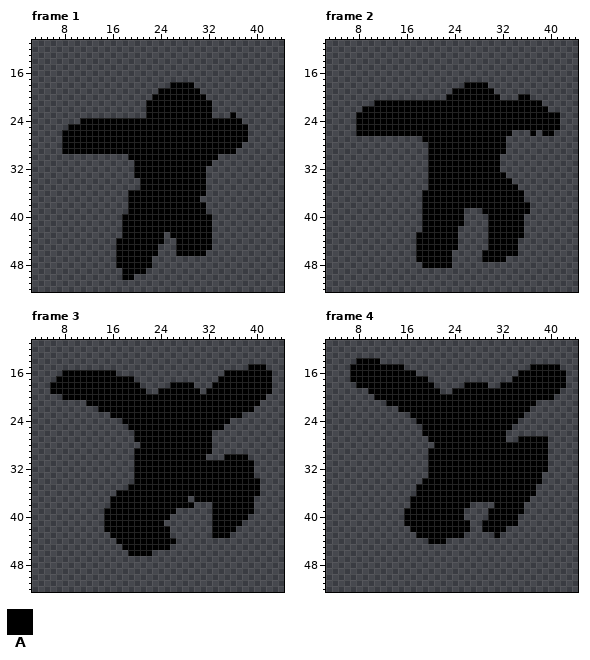
Pixel-art file, stored at Assets/Sprites/CharacterSprites/char2_fall.aseprite. The first picture shows the starting point.
48x64 pixels, 4 frames. Shown: frame 1: x 3..44, y 11..52; frame 2: x 3..44, y 11..52; frame 3: x 3..44, y 11..52; frame 4: x 3..44, y 11..52.
Palette (. is transparent): A #000000
The result:
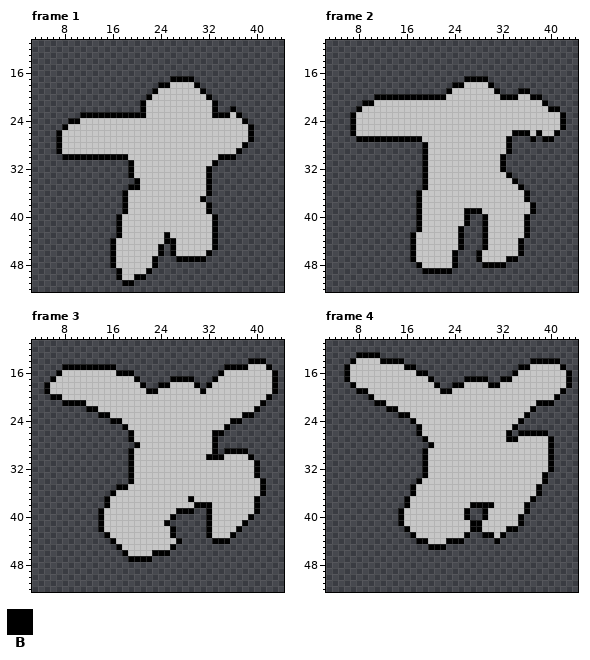
Colours new in this view: B #000000
From old to new:
colour A: #000000 -> #c7c7c7
Changed rows in their new state; - is a pixel that keeps its letter.
Frame 1, layer "outline2":
first column x 7:
17 -------------------BBBB----------
18 -----------------BB----B---------
19 ----------------B-------B--------
20 ---------------B---------B-------
21 --------------B-----------B------
22 --------------B-----------B--B---
23 ----BBBBBBBBBBB-----------BBB-B--
24 --BB---------------------------B-
25 -B------------------------------B
26 B-------------------------------B
27 B-------------------------------B
28 B------------------------------B-
29 B-----------------------------B--
30 -BBBBBBBBBBB---------------BBB---
31 ------------B-------------B------
32 ------------B------------B-------
33 ------------B------------B-------
34 -------------B-----------B-------
35 ------------BB-----------B-------
36 -----------B-------------B-------
37 -----------B------------B--------
38 -----------B-------------B-------
39 -----------B-------------B-------
40 ----------B---------------B------
41 ----------B---------------B------
42 ----------B---------------B------
43 ----------B-------B-------B------
44 ---------B--------BB------B------
45 ---------B-------B-B------B------
46 ---------B-------B-B-----B-------
47 ---------B------B---BBBBB--------
48 ---------B------B----------------
49 ----------B----B-----------------
50 ----------B--BB------------------
51 -----------BB--------------------
Frame 2, layer "outline2":
first column x 7:
17 -------------------BBBB-------------
18 -----------------BB----B------------
19 ----------------B-------B---BB------
20 ----BBBBBBBBBBBB---------BBB--BB----
21 --BB----------------------------B---
22 -B-------------------------------BB-
23 B----------------------------------B
24 B----------------------------------B
25 B----------------------------------B
26 B--------------------------BBB-B--B-
27 -BBBBBBBBBBB--------------B---B-BB--
28 ------------B-------------B---------
29 ------------B-------------B---------
30 ------------B------------B----------
31 ------------B------------B----------
32 ------------B------------B----------
33 ------------B-------------B---------
34 ------------B--------------B--------
35 ------------B---------------B-------
36 -----------B-----------------B------
37 -----------B-----------------B------
38 -----------B------------------B-----
39 -----------B-------BBB--------B-----
40 -----------B-------B--B------B------
41 -----------B-------B--B------B------
42 -----------B------B---B------B------
43 ----------B-------B---B------B------
44 ----------B-------B---B-----B-------
45 ----------B-------B---B-----B-------
46 ----------B------B---B------B-------
47 ----------B------B---B----BB--------
48 -----------B-----B----BBBB----------
49 ------------BBBBB-------------------
Frame 3, layer "outline2":
first column x 5:
14 ----------------------------------BBB--
15 ---BBBBBBBBB------------------BBBB---B-
16 --B---------BBB--------------B--------B
17 -B-------------B-----BBBB---B---------B
18 B---------------B--BB----B-B----------B
19 B----------------BB-------B-----------B
20 -BB----------------------------------B-
21 ---BBBB-----------------------------B--
22 -------BB--------------------------B---
23 ---------BB----------------------BB----
24 -----------BB------------------BB------
25 -------------B----------------B--------
26 --------------B-------------BB---------
27 --------------B-------------B----------
28 ---------------B------------B----------
29 --------------B-------------B-BBBB-----
30 --------------B------------BBB----B----
31 --------------B--------------------B---
32 --------------B--------------------B---
33 --------------B--------------------B---
34 --------------B---------------------B--
35 ------------BB----------------------B--
36 -----------B------------------------B--
37 ----------B-------------B----------B---
38 ----------B--------------BBB-------B---
39 ---------B------------BBB--B-------B---
40 ---------B-----------B-----B------B----
41 ---------B----------B------B-----B-----
42 ---------B-----------B-----B----B------
43 ----------B----------B-----B---B-------
44 -----------B----------B-----BBB--------
45 ------------B--------B-----------------
46 -------------B----BBB------------------
47 --------------BBBB---------------------
Frame 4, layer "outline2":
first column x 6:
13 --BBBB--------------------------------
14 -B----BBBB---------------------BBBBB--
15 B---------BB-----------------BB-----B-
16 B-----------BB--------------B--------B
17 B-------------B-----BBBB--BB---------B
18 -B-------------B--BB----BB-----------B
19 --BB------------BB------------------B-
20 ----B------------------------------B--
21 -----BB-------------------------BBB---
22 -------BB----------------------B------
23 ---------BB-------------------B-------
24 -----------B-----------------B--------
25 ------------B---------------B---------
26 ------------B--------------B-BBBBB----
27 -------------B-------------BB-----B---
28 --------------B-------------------B---
29 -------------B--------------------B---
30 -------------B--------------------B---
31 -------------B--------------------B---
32 -------------B--------------------B---
33 -------------B-------------------B----
34 ------------B--------------------B----
35 -----------B--------------------B-----
36 -----------B--------------------B-----
37 ----------B--------------------B------
38 ----------B----------BBBB-----B-------
39 ---------B----------B--B------B-------
40 ---------B----------B--B-----B--------
41 ---------B-----------BB------B--------
42 ----------B----------BB----BB---------
43 -----------B--------B--BB-B-----------
44 ------------BB---BBB-----B------------
45 --------------BBB---------------------
Changed places in both pictures, as pixel boxes (x1, y1, x2, y2):
changed: (56, 76, 254, 286)
changed: (350, 76, 566, 274)
changed: (44, 358, 278, 562)
changed: (344, 352, 572, 550)
